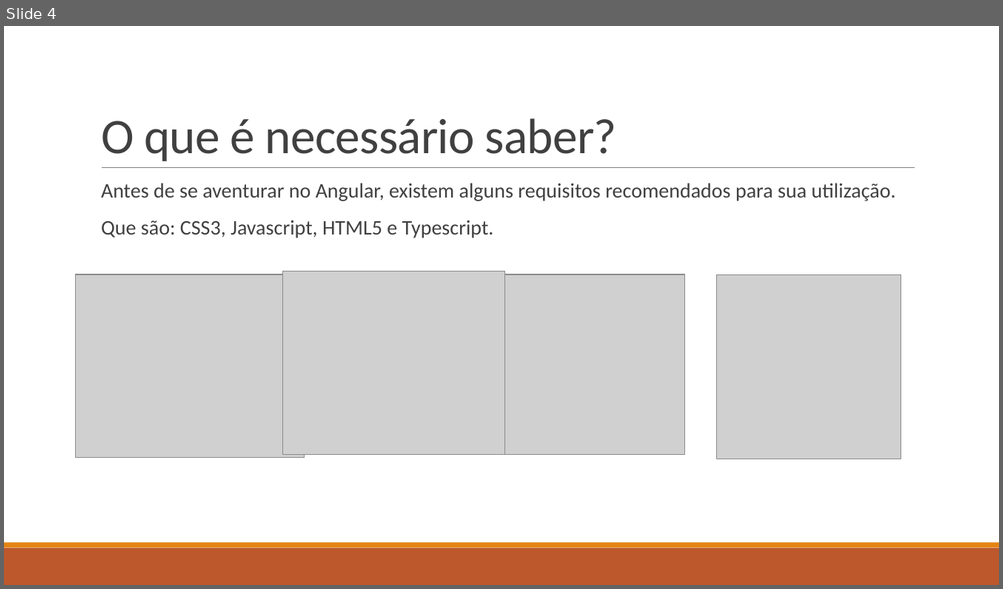
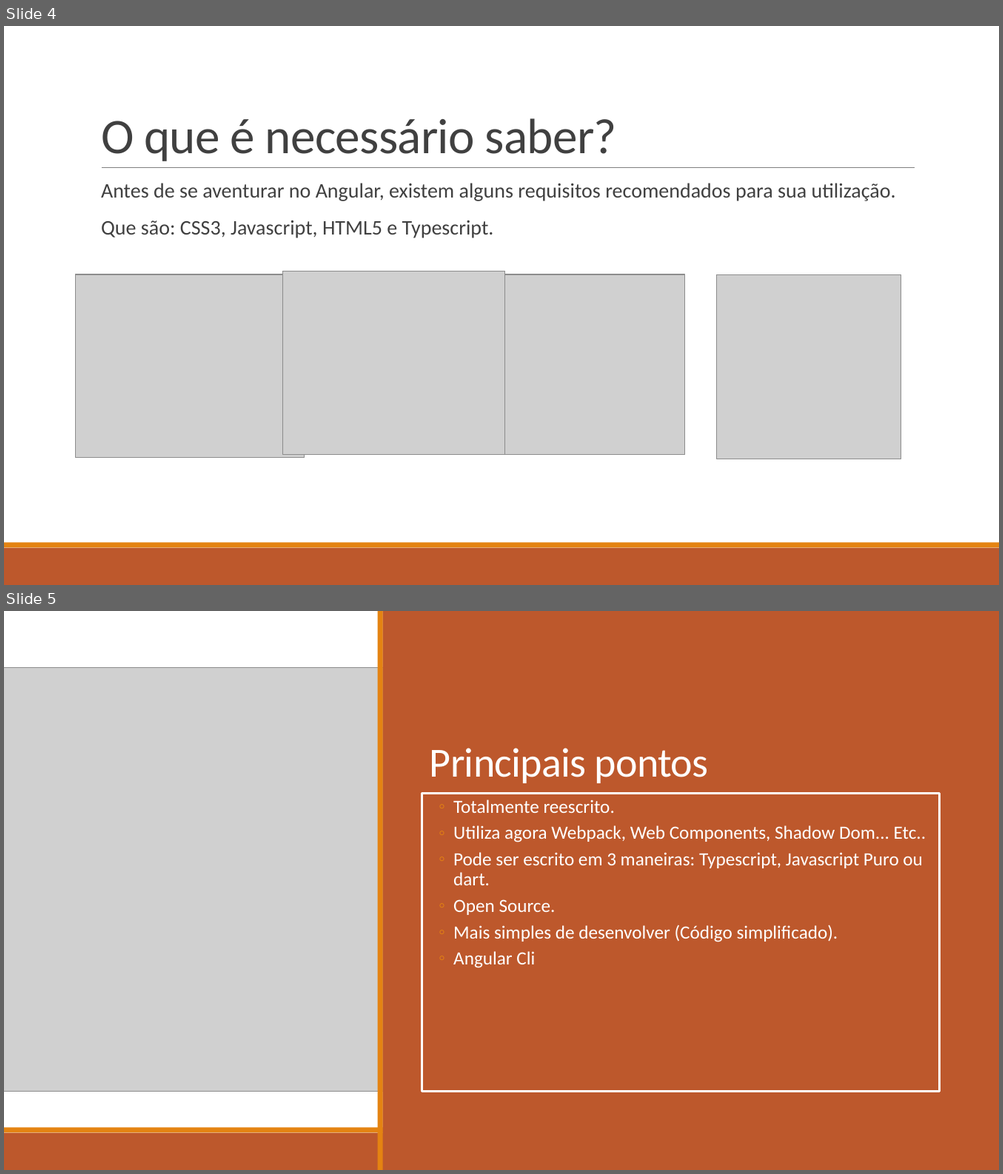
Before and after one commit to juninmd/Curso-Angular-4, a slide deck: Apresentação1.pptx. Shown one above the other, each under a label of ours: slide 4 before the commit, slides 4 and 5 after it. The pictures are 1003x589 and 1003x1174 pixels, drawn with LibreOffice and Linux fonts; fonts in the diff are those of the drawing; grey boxes stand for pictures. Boxes give left, top, right and bottom in pixels: in the first picture for what was removed or moved away, otherwise in the second. Text is boxed around its words. In the diff, an @@ line names an element or a change of style, - is before the commit and + after.

```diff
--- a/Apresentação1.pptx
+++ b/Apresentação1.pptx
@@ slide 5 added at <box>4,611,999,1170</box>, background #FFFFFF; not listed: 3 template elements that a slide beside it also shows @@
@@ rectangle added at <box>378,611,383,1170</box>, fill #E48312 @@
@@ rectangle added at <box>382,611,999,1170</box>, fill #BD582C @@
@@ picture added at <box>4,668,597,1091</box> @@
@@ title added at <box>430,748,708,783</box>, 40 pt, text #FFFFFF @@
+Principais pontos
@@ text added at <box>422,794,939,1091</box>, fill #BD582C, outline #FFFFFF 2 pt, 18 pt, text #FFFFFF @@
+  ◦ Totalmente reescrito.
+  ◦ Utiliza agora Webpack, Web Components, Shadow Dom... Etc..
+  ◦ Pode ser escrito em 3 maneiras: Typescript, Javascript Puro ou dart.
+  ◦ Open Source.
+  ◦ Mais simples de desenvolver (Código simplificado).
+  ◦ Angular Cli
```
Also in this commit, not shown: 3 slides changed, 6 other slides added, 5 other files.
